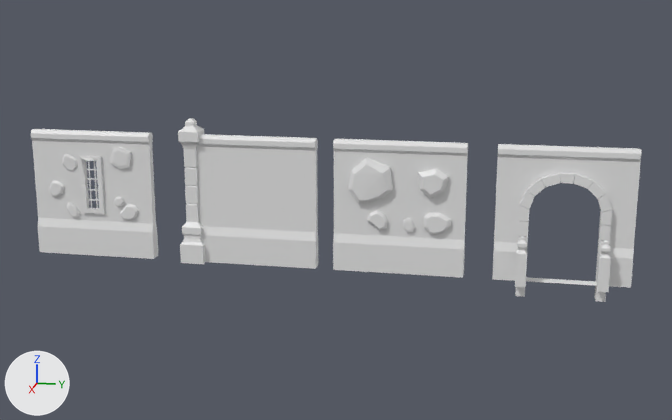
The Blender file Assets/3DModels/Levels/Maps/WallsAndPillars.blend: old version first, new version second.
Both versions are drawn from a camera (50 mm lens) standing at (54.6, 16.1, 17.4) and looking at (0.1, 5.2, 3.8). The axes (+X, +Y, +Z) are drawn at lower left. The lights are the same throughout. Materials are left out; every surface is plain grey.
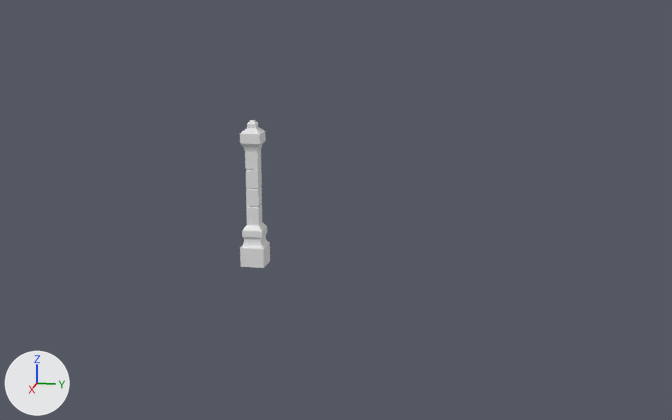
Where the newer file only moved an object's origin or applied its transform, the numbers keep the older frame.

Boxes (x1, y1, x2, y2) around the edits, measured in the pictures (672 x 420 px; the box of a moved part takes in the faces that stretch with it):
'Plane.004', hidden: before (333, 139, 468, 278)
'Plane', hidden: before (197, 134, 318, 269)
'Cube.001', hidden: before (31, 129, 158, 259)
'Cube.003', hidden: before (492, 144, 642, 302)
'Cube.002', moved: before (178, 118, 205, 264); after (240, 120, 270, 268)
part 2 of me_cube_002, moved or reshaped (not visible afterwards): before (94, 161, 98, 209)
part 3 of me_cube_002, moved or reshaped (not visible afterwards): before (88, 161, 92, 209)
part 4 of me_cube_002, moved or reshaped (not visible afterwards): before (79, 156, 105, 214)
part 5 of me_cube_002, moved or reshaped (not visible afterwards): before (31, 129, 158, 259)
part 6 of me_cube_002, moved or reshaped (not visible afterwards): before (110, 147, 131, 169)
part 7 of me_cube_002, moved or reshaped (not visible afterwards): before (114, 197, 125, 207)
part 8 of me_cube_002, moved or reshaped (not visible afterwards): before (120, 204, 139, 220)
part 9 of me_cube_002, moved or reshaped (not visible afterwards): before (62, 154, 78, 172)
part 10 of me_cube_002, moved or reshaped (not visible afterwards): before (49, 181, 64, 197)
part 11 of me_cube_002, moved or reshaped (not visible afterwards): before (67, 202, 80, 218)

The change in detail:
me_cube_004 has 351 vertices, 283 faces and spans x -1.27..0.14, y -0.17..0.17, z -2.57..2.76.
me_cube_004 is used by ob_cube_003; location (0.39, 18.87, 0.0); rotation (0.0, 1.571, 0.0), in degrees (0, 90, 0); scale (6.4, 23.5, 0.309).
me_cube_004 part 1: the whole mesh is moved by (0.0, -0.8, 0.0).
me_cube_002 has 334 vertices, 246 faces and spans x -3.44..4.69, y -0.23..0.6, z -4.0..4.0.
me_cube_002 is used by ob_cube_001; location (0.2, -10.68, 4.69); rotation (-1.571, 1.571, 0.0), in degrees (-90, 90, 0).
me_cube_002 part 2: the loose piece of 16 vertices spanning x -1.59..1.59, y -0.05..0.05, z 0.15..0.25 is moved by (0.0, 0.0, 10.3).
me_cube_002 part 3: the loose piece of 16 vertices spanning x -1.59..1.59, y -0.05..0.05, z -0.24..-0.14 is moved by (0.0, 0.0, 11.08).
me_cube_002 part 4: the loose piece of 64 vertices spanning x -1.86..1.86, y -0.19..0.19, z -0.74..0.73 is moved by (0.0, 0.0, 10.69).
me_cube_002 part 5: the loose piece of 36 vertices spanning x -3.44..4.69, y -0.2..0.6, z -4.0..4.0 is moved by (0.0, 0.0, 10.69).
me_cube_002 part 6: the loose piece of 18 vertices spanning x -2.55..-1.13, y -0.23..0.15, z 1.37..2.79 is moved by (0.0, 0.0, 10.69).
me_cube_002 part 7: the loose piece of 24 vertices spanning x 0.72..1.35, y -0.21..0.0, z 1.43..2.15 is moved by (0.0, 0.0, 10.69).
me_cube_002 part 8: the loose piece of 21 vertices spanning x 1.16..2.2, y -0.22..0.14, z 1.82..3.06 is moved by (0.0, 0.0, 10.69).
me_cube_002 part 9: the loose piece of 27 vertices spanning x -1.96..-0.79, y -0.18..0.24, z -2.03..-0.96 is moved by (0.0, 0.0, 10.69).
me_cube_002 part 10: the loose piece of 24 vertices spanning x -0.18..0.93, y -0.22..0.13, z -3.03..-1.98 is moved by (0.0, 0.0, 10.69).
me_cube_002 part 11: the loose piece of 24 vertices spanning x 1.22..2.24, y -0.2..0.13, z -1.86..-1.0 is moved by (0.0, 0.0, 10.69).
me_plane is used by ob_plane; location (0.0, 0.0, 0.0); scale (0.4, 4.0, 1.0).
me_plane had 28 vertices, 26 faces and spanned x -1.0..1.0, y -1.0..1.0, z 0.0..8.13.
me_plane now has 175 vertices, 130 faces and spans x -0.4..0.56, y -4.0..4.0, z 0.0..8.13.
me_plane part 12: 28 vertices removed from x -1.0..1.0, y -1.0..1.0, z 0.0..8.13; 175 vertices added at x -0.4..0.56, y -4.0..4.0, z 0.0..8.13.
Object 'Plane.004' (ob_plane_004) moves from (0.0, 9.12, 0.0) to (0.0, 0.0, 0.0).
Object 'Plane.004' (ob_plane_004) is now hidden.
Object 'Cube.003' (ob_cube_003) is now hidden.
Object 'Cube.002' (ob_cube_002) moves from (0.0, -3.97, 0.0) to (0.0, 0.0, 0.0).
Object 'Cube.001' (ob_cube_001) is now hidden.
Object 'Plane' (ob_plane) is rescaled from (0.4, 4.0, 1.0) to (1.0, 1.0, 1.0).
Object 'Plane' (ob_plane) is now hidden.
